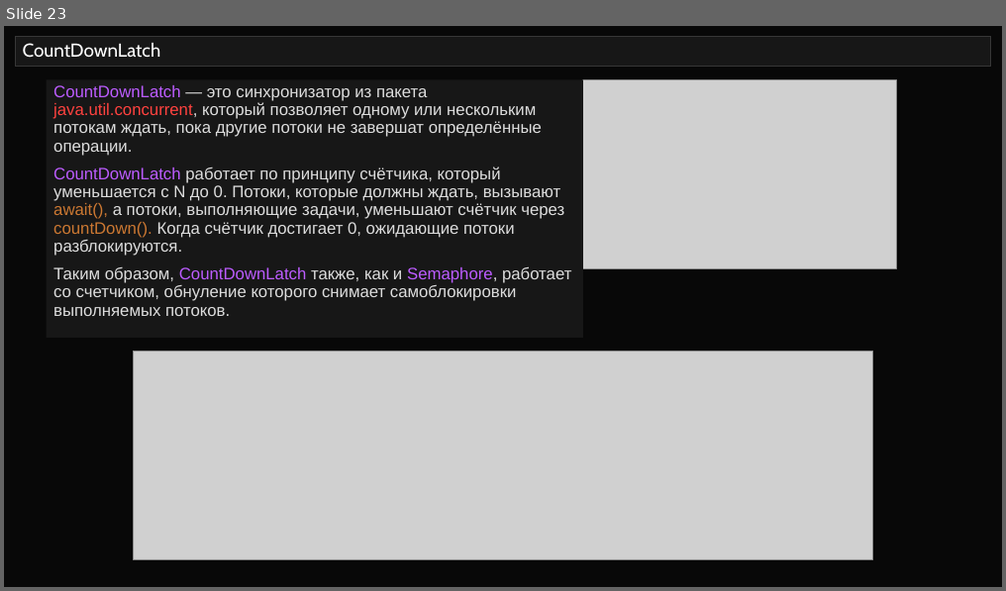
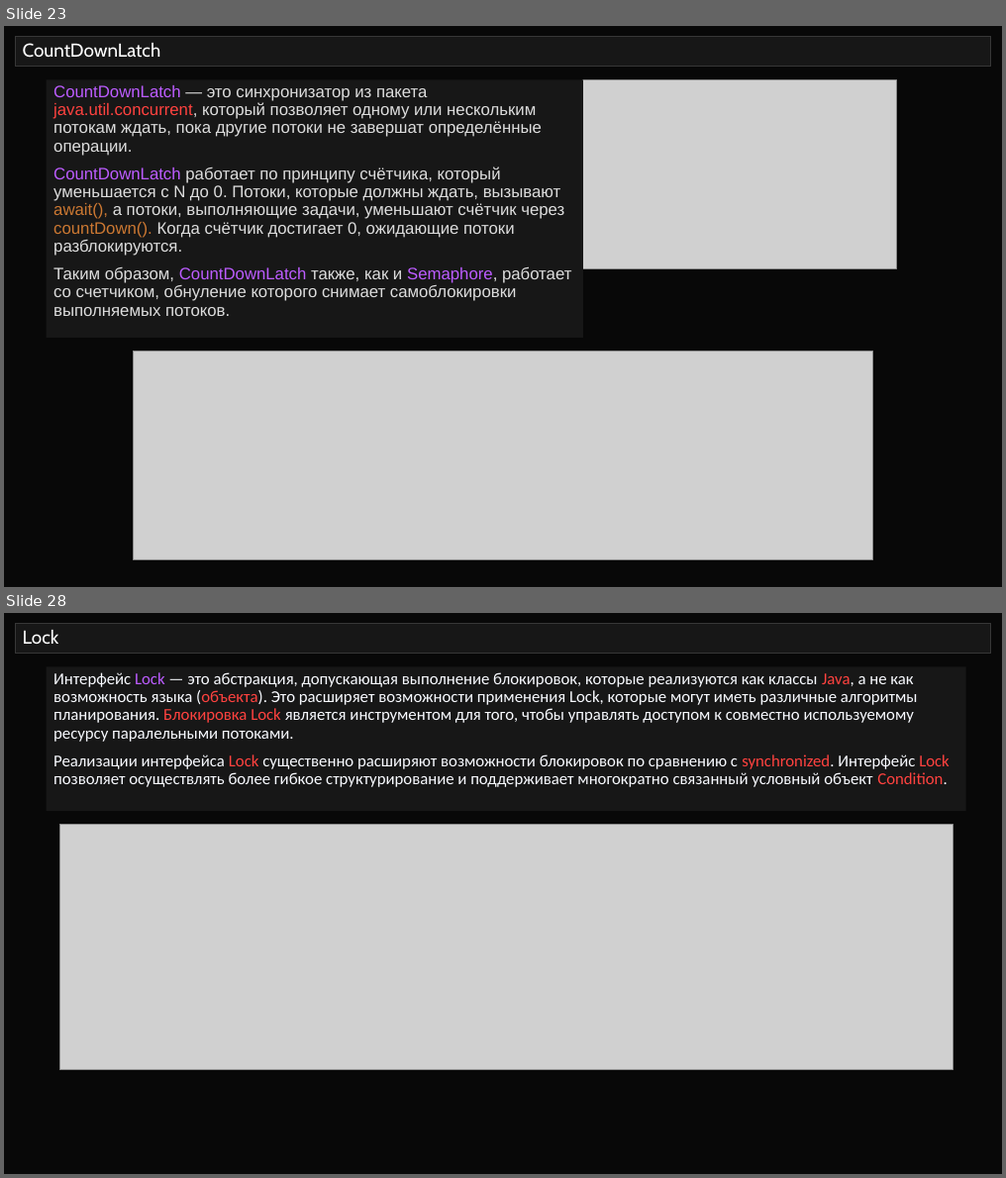
Before and after one commit to semusv/SIB_Concurrent, a slide deck: Concurrent_v1.pptx. Shown one above the other, each under a label of ours: slide 23 before the commit, slides 23 and 28 after it; the slides between them are not shown. The pictures are 1006x591 and 1006x1178 pixels, drawn with LibreOffice and Linux fonts; fonts in the diff are those of the drawing; grey boxes stand for pictures. Boxes give left, top, right and bottom in pixels: in the first picture for what was removed or moved away, otherwise in the second. Text is boxed around its words. In the diff, an @@ line names an element or a change of style, - is before the commit and + after.

Commit message:
синхронизаторы + LOCK

```diff
--- a/Concurrent_v1.pptx
+++ b/Concurrent_v1.pptx
@@ slide 28 added at box(4, 613, 1002, 1174), background #080808 @@
@@ title added at box(15, 624, 991, 654), fill #171717, outline #373737 0.75 pt, 18 pt, text #FFFFFF @@
+Lock
@@ rectangle added at box(46, 666, 966, 811), fill #171717, 16 pt, text #F8FAFF @@
+Интерфейс Lock — это абстракция, допускающая выполнение блокировок, которые реализуются как классы Java, а не как возможность языка (объекта). Это расширяет возможности применения Lock, которые могут иметь различные алгоритмы планирования. Блокировка Lock является инструментом для того, чтобы управлять доступом к совместно используемому ресурсу паралельными потоками.
+Реализации интерфейса Lock существенно расширяют возможности блокировок по сравнению c synchronized. Интерфейс Lock позволяет осуществлять более гибкое структурирование и поддерживает многократно связанный условный объект Condition.
@@ picture added at box(59, 825, 952, 1070) @@
```
Also in this commit, not shown: 1 slide changed, 6 other slides added, 2 slides removed, 4 other files.
